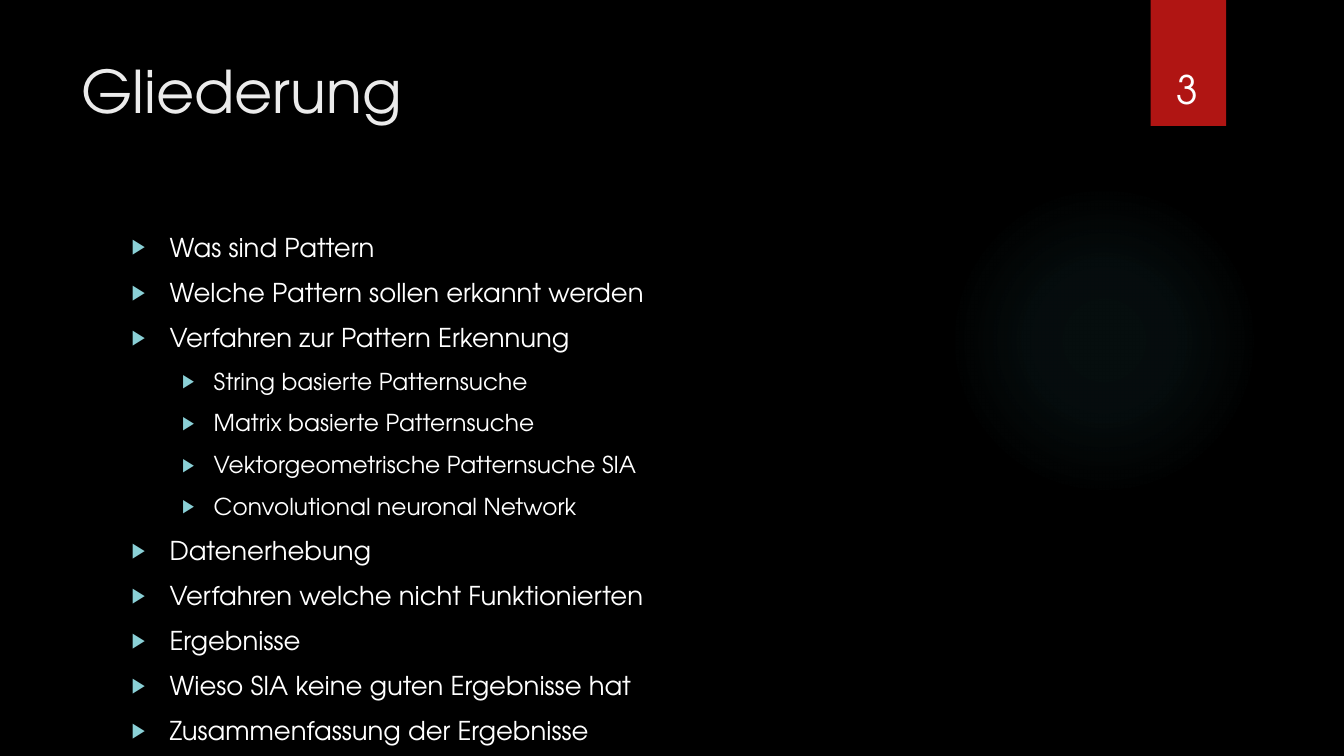
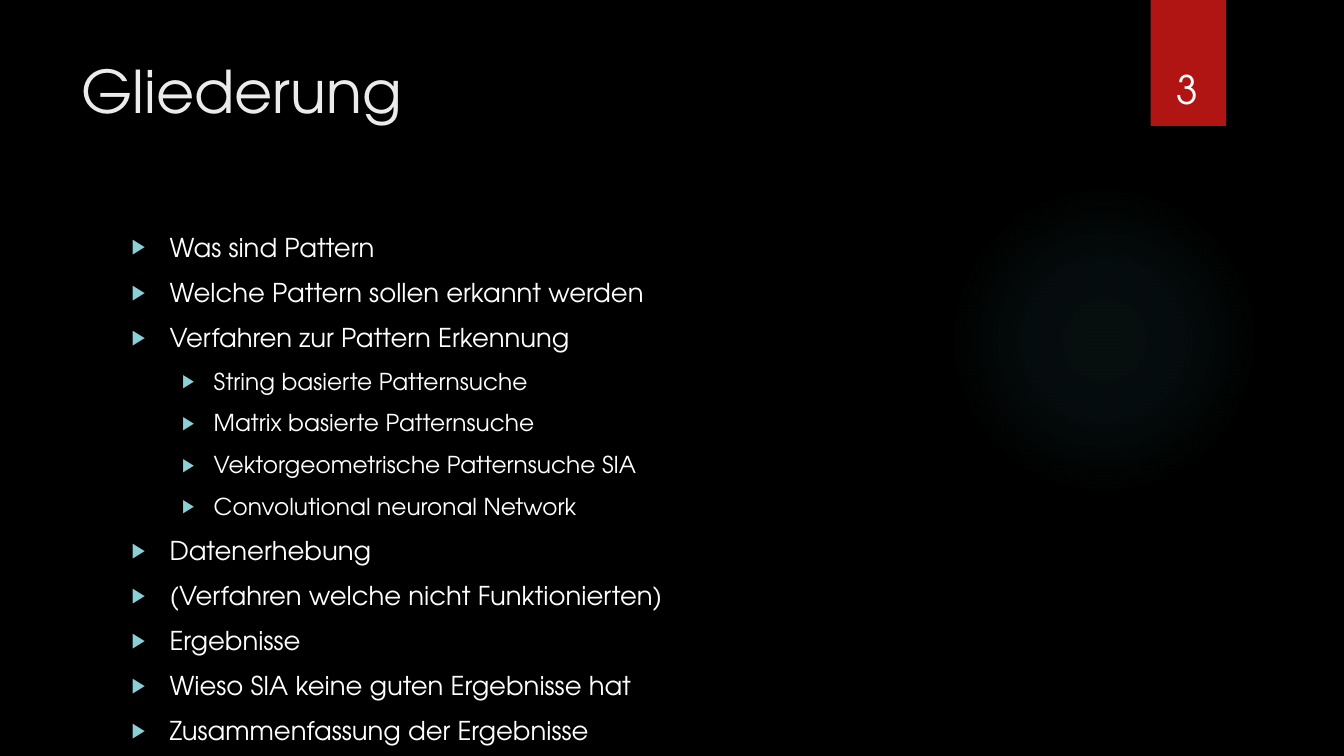
Before and after one commit to Hozeeben/Masterarbeit, a slide deck: slide 3 of Unterlagen/Verteidigung.pptx. Drawn at 1344x756 pixels with LibreOffice and Linux fonts; fonts in the diff are those of the drawing; background and template pictures are left out. Boxes give left, top, right and bottom in pixels: in the first picture for what was removed or moved away, otherwise in the second. Text is boxed around its words. In the diff, an @@ line names an element or a change of style, - is before the commit and + after.

```diff
--- a/Unterlagen/Verteidigung.pptx
+++ b/Unterlagen/Verteidigung.pptx
@@ text at <box>170,586,662,611</box>: text changed @@
-▶ Verfahren welche nicht Funktionierten
+▶ (Verfahren welche nicht Funktionierten)
```
Also in this commit, not shown: 1 other slide changed, 1 slide added.
